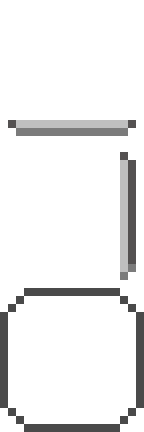
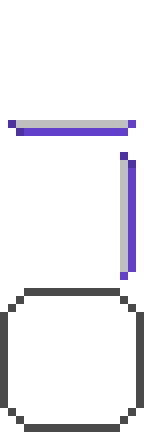
Two versions of the same layered image (144 × 432). Layer-by-layer changes:
painted on "Frame" over [8, 120, 136, 280]
